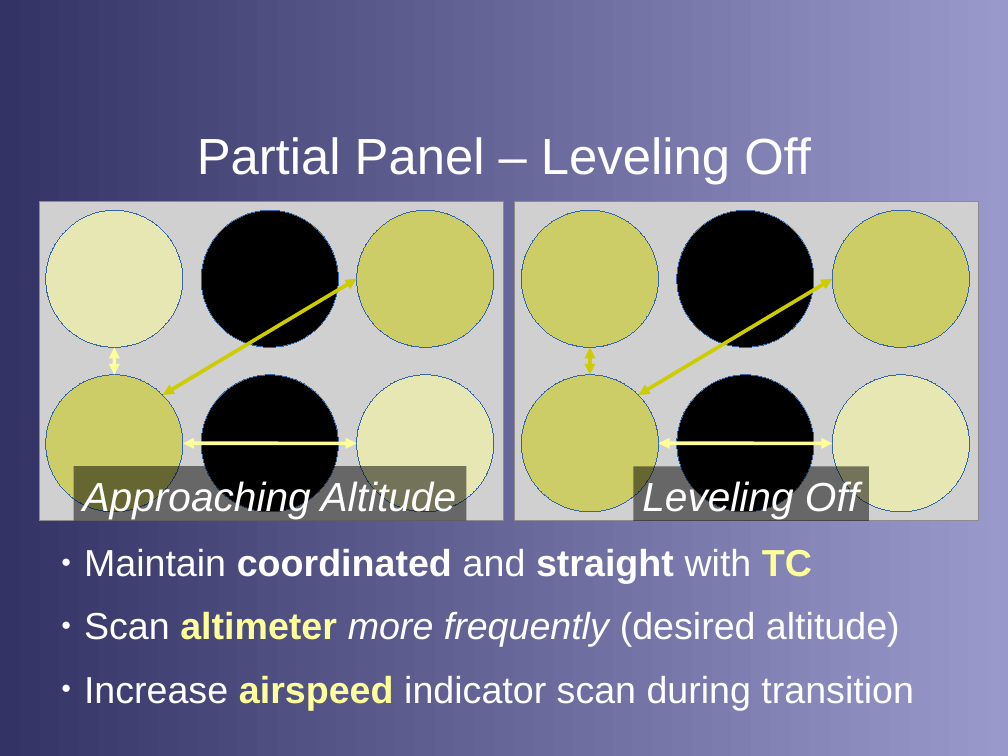
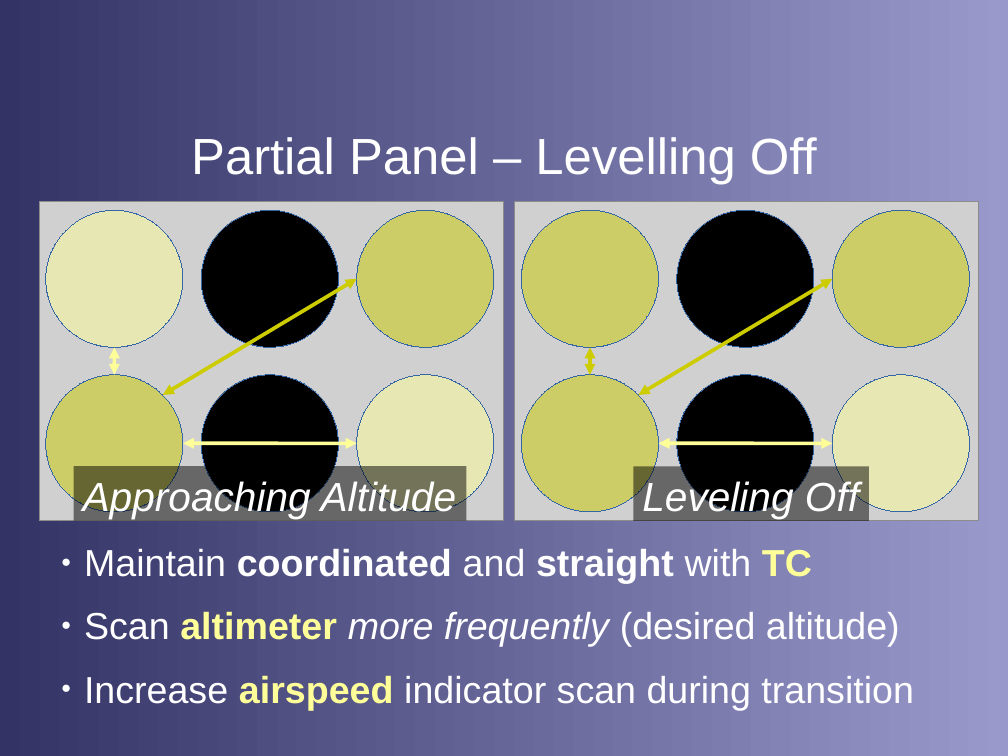
Before and after one commit to stephanheinemann/flight, a slide deck: slide 17 of FI/Instruments/Instruments.odp. Drawn at 1008x756 pixels with LibreOffice and Linux fonts; fonts in the diff are those of the drawing; grey boxes stand for pictures; background and template pictures are left out. Boxes give left, top, right and bottom in pixels: in the first picture for what was removed or moved away, otherwise in the second. Text is boxed around its words. In the diff, an @@ line names an element or a change of style, - is before the commit and + after.

```diff
--- a/FI/Instruments/Instruments.odp
+++ b/FI/Instruments/Instruments.odp
@@ title at (191, 137, 817, 185): text changed @@
-Partial Panel – Leveling Off
+Partial Panel – Levelling Off
```
Also in this commit, not shown: 5 other slides changed, 2 slides added, 2 slides removed, 3 other files.
